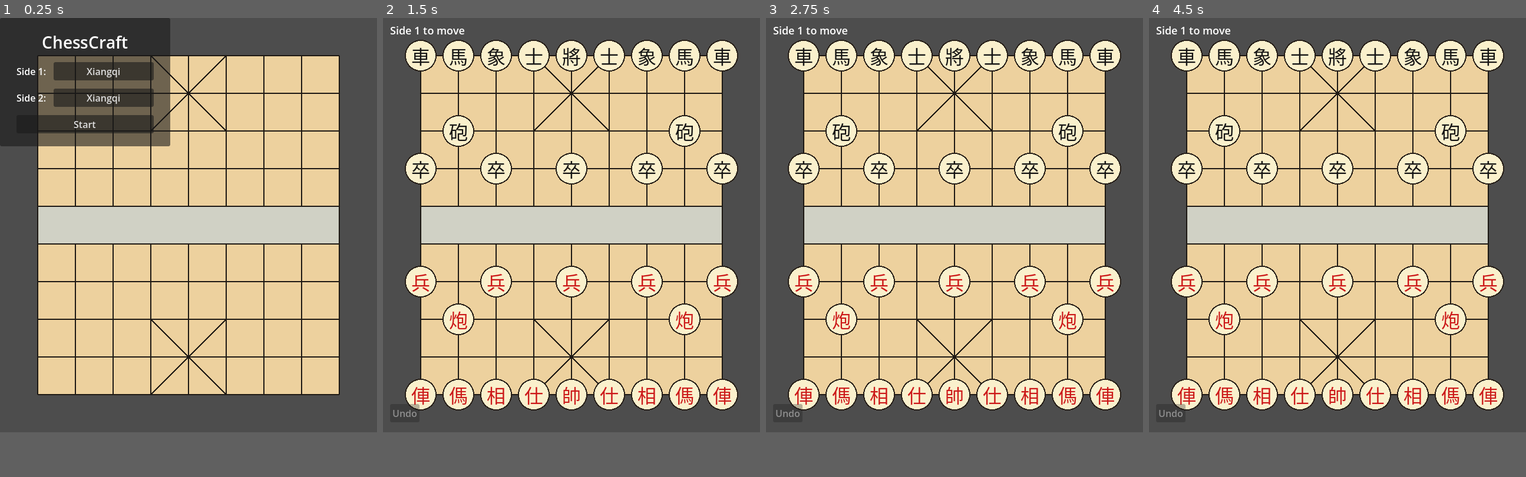
Above: before the commit, frames 1-4 (left to right).
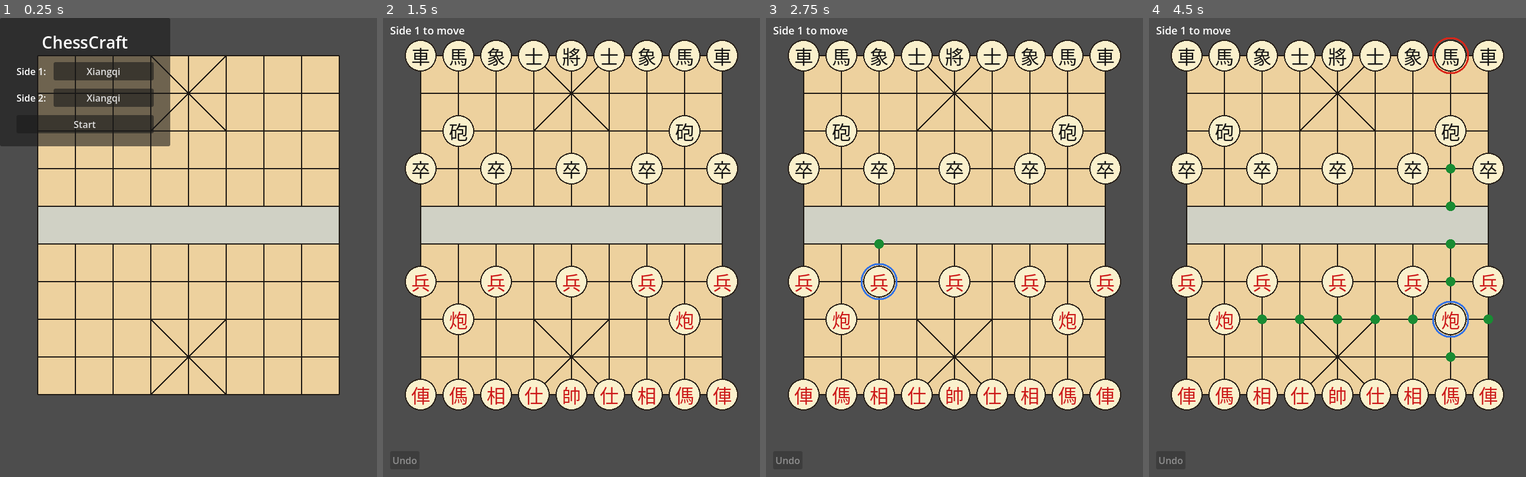
Above: after the commit, the same moments.

Repository: yzzhang-cs/chesscraft
Game: Godot game, scene res://scenes/main.tscn
Two runs of this game, one before a commit and one after it. Both use one fixed random seed, a clock stepped at 60 frames per second and the inputs below.
Inputs (mouse positions are in pixels of both pictures, inside the frame that each line leads up to):
- Up to frame 1 (0.25 s): no input
- Up to frame 2 (1.5 s): click "Start" at 0.5 s; tap Enter at 1.25 s; move the mouse to (654, 206) at 1.27 s; click (654, 206) at 1.42 s
- Up to frame 3 (2.75 s): tap Space at 2 s; move the mouse to (879, 247) at 2.02 s; click (879, 247) at 2.17 s
- Up to frame 4 (4.5 s): tap Enter at 2.75, 4.25 s; move the mouse to (1375, 132) at 2.77 s; click (1375, 132) at 2.92 s; tap Space at 3.5 s; move the mouse to (1318, 307) at 3.52 s; click (1318, 307) at 3.67 s; move the mouse to (1450, 288) at 4.27 s; click (1450, 288) at 4.42 s
In our replay, the window is 640x704 before the commit and 640x780 after it. These sizes can differ from the game's own. Grey fills any space a smaller window leaves; there, only what the larger window draws over its background counts as a difference.

The runs differ from the first frame. In frame 1, only the window size differs. In frame 2, less than 0.1% of the frame differs, in the area x 2-10%, y 84-98%; in frame 3, 0.2%; in frame 4, 0.8%, in the area x 2-92%, y 4-98%.

Commit message:
Add Shogi drops and the hand

Diff:
--- a/project.godot
+++ b/project.godot
@@ -17,4 +17,4 @@
 [display]
 
 window/size/viewport_width=640
-window/size/viewport_height=704
+window/size/viewport_height=780
--- a/src/board/board_view.gd
+++ b/src/board/board_view.gd
@@ -41,6 +41,13 @@
 const CAPTURE_COLOR := Color(0.85, 0.15, 0.10)
 const HIGHLIGHT_WIDTH := 3.0
 
+## Hand tray: a row of held-piece tokens below the board, showing the side to
+## move's captured pieces awaiting a drop.
+const HAND_X := 64.0
+const HAND_Y := 700.0
+const HAND_SPACING := 48.0
+const HAND_RADIUS := 20.0
+
 
 ## Emitted after a move is applied, so the caller can refresh a turn indicator.
 signal move_made
@@ -53,6 +60,12 @@
 
 ## The selected piece's legal destinations, drawn as highlights.
 var _legal: Array[Vector2i] = []
+
+## The selected hand piece (awaiting a drop), or null.
+var selected_hand: Piece
+
+## The selected hand piece's legal drop destinations, drawn as highlights.
+var _drop_legal: Array[Vector2i] = []
 
 ## The move awaiting a promotion answer while the accept/decline dialog is open.
 var _pending_piece: Piece
@@ -76,6 +89,7 @@
 	_draw_palaces()
 	_draw_pieces()
 	_draw_highlights()
+	_draw_hand()
 
 
 func _draw_background() -> void:
@@ -150,18 +164,53 @@
 			draw_circle(center, 8.0, LEGAL_COLOR)
 
 
-func _draw_ring(center: Vector2, color: Color) -> void:
-	draw_arc(center, XIANGQI_PIECE_RADIUS + 4.0, 0.0, TAU, 48, color, HIGHLIGHT_WIDTH)
+## Draws the side to move's held pieces in the hand tray, each as a pentagon
+## glyph token; the selected hand piece is ringed.
+func _draw_hand() -> void:
+	if match == null:
+		return
+	var hand := match.hand_of(match.side_to_move)
+	for i in range(hand.size()):
+		var center := _hand_token_position(i)
+		_draw_pentagon(center, HAND_RADIUS, match.side_to_move == 1, SHOGI_PIECE_FILL, SHOGI_PIECE_BORDER)
+		_draw_shogi_glyph(center, hand[i].glyph(), SHOGI_GLYPH, 12)
+		if selected_hand == hand[i]:
+			_draw_ring(center, SELECT_COLOR, HAND_RADIUS)
+
+
+## Screen center of the `index`-th hand token, laid out left to right in one row.
+func _hand_token_position(index: int) -> Vector2:
+	return Vector2(HAND_X + float(index) * HAND_SPACING, HAND_Y)
+
+
+## The held piece whose token is under `local`, or null.
+func _hand_token_at(local: Vector2) -> Piece:
+	if match == null:
+		return null
+	var hand := match.hand_of(match.side_to_move)
+	for i in range(hand.size()):
+		if local.distance_to(_hand_token_position(i)) <= HAND_RADIUS + 4.0:
+			return hand[i]
+	return null
+
+
+func _draw_ring(center: Vector2, color: Color, radius: float = XIANGQI_PIECE_RADIUS) -> void:
+	draw_arc(center, radius + 4.0, 0.0, TAU, 48, color, HIGHLIGHT_WIDTH)
 
 
 func _unhandled_input(event: InputEvent) -> void:
 	if match == null:
 		return
 	if event is InputEventMouseButton and event.pressed and event.button_index == MOUSE_BUTTON_LEFT:
-		var point := _nearest_point(get_local_mouse_position())
-		if point == Vector2i.ZERO:
-			return
-		_handle_click(point)
+		var local := get_local_mouse_position()
+		var hand_piece := _hand_token_at(local)
+		if hand_piece != null:
+			_handle_hand_click(hand_piece)
+		else:
+			var point := _nearest_point(local)
+			if point == Vector2i.ZERO:
+				return
+			_handle_click(point)
 		queue_redraw()
 
 
@@ -177,11 +226,16 @@
 	return Vector2i(column, row)
 
 
-## Selects a piece, applies a move onto a highlighted point, or clears the
-## selection. Only the side to move's pieces are selectable.
+## Selects a piece, applies a move or drop onto a highlighted point, or clears
+## the selection. Only the side to move's pieces are selectable.
 func _handle_click(point: Vector2i) -> void:
 	if match.winner != 0:
 		return
+	if selected_hand != null:
+		if _drop_legal.has(point):
+			_apply_drop(selected_hand, point)
+			return
+		_clear_hand_selection()
 	var piece := match.piece_at(point.x, point.y)
 	if selected != null:
 		if _legal.has(point):
@@ -198,6 +252,26 @@
 		_legal = match.legal_destinations(piece)
 
 
+## Selects a hand piece (or deselects it when clicked again), highlighting its
+## legal drop destinations on the board.
+func _handle_hand_click(piece: Piece) -> void:
+	if match.winner != 0:
+		return
+	if selected_hand == piece:
+		_clear_hand_selection()
+		return
+	selected_hand = piece
+	selected = null
+	_legal = []
+	_drop_legal = match.legal_drop_destinations(piece)
+
+
+## Clears the selected hand piece and its drop highlights.
+func _clear_hand_selection() -> void:
+	selected_hand = null
+	_drop_legal = []
+
+
 ## Applies the move to `point`, promoting when the move is forced or the player
 ## accepted the optional promotion prompt.
 func _try_move(piece: Piece, point: Vector2i) -> void:
@@ -214,6 +288,16 @@
 	if self.match.move(piece, point.x, point.y, promote):
 		selected = null
 		_legal = []
+		_clear_hand_selection()
+		move_made.emit()
+	queue_redraw()
+
+
+## Drops the selected hand piece onto `point`, clearing the selection and
+## emitting `move_made` on success.
+func _apply_drop(piece: Piece, point: Vector2i) -> void:
+	if self.match.drop(piece, point.x, point.y):
+		_clear_hand_selection()
 		move_made.emit()
 	queue_redraw()
 
@@ -256,6 +340,7 @@
 func clear_selection() -> void:
 	selected = null
 	_legal = []
+	_clear_hand_selection()
 
 
 ## The shape comes from the owning side's army, so a Xiangqi piece captured and
--- a/src/main.gd
+++ b/src/main.gd
@@ -32,7 +32,7 @@
 	add_child(_win_label)
 	_undo_button = Button.new()
 	_undo_button.text = "Undo"
-	_undo_button.position = Vector2(12.0, 656.0)
+	_undo_button.position = Vector2(12.0, 736.0)
 	_undo_button.pressed.connect(_on_undo_pressed)
 	add_child(_undo_button)
 	_refresh_status()
--- a/src/rules/match.gd
+++ b/src/rules/match.gd
@@ -36,6 +36,13 @@
 ## moved piece, its origin, and the piece it captured (or null).
 var _history: Array[Dictionary] = []
 
+## The pieces each side holds in hand (captured and awaiting a drop). Only a
+## Shogi side captures into a hand; a Xiangqi/大肥鱼 side removes captured
+## pieces permanently and never holds a hand. A hand piece has column/row 0
+## (off the board) and belongs to the side that captured it.
+var hand1: Array[Piece] = []
+var hand2: Array[Piece] = []
+
 
 ## The winning side once the match ends, or 0 while it is ongoing. Derived from
 ## the current position: the side to move loses when it has no legal move.
@@ -74,17 +81,25 @@
 	return 3 - side
 
 
+## The pieces `side` holds in hand, captured and awaiting a drop.
+func hand_of(side: int) -> Array[Piece]:
+	return hand1 if side == 1 else hand2
+
+
 ## The piece standing at a board point, or null when the point is empty.
 func piece_at(column: int, row: int) -> Piece:
 	return _pieces_by_point.get(Vector2i(column, row))
 
 
-## Removes every piece, resetting the board, the turn (Side 1), and the undo
-## history. Used to build test positions and (later) to restart a match.
+## Removes every piece, resetting the board, the hands, the turn (Side 1), and
+## the undo history. Used to build test positions and (later) to restart a
+## match.
 func clear() -> void:
 	pieces.clear()
 	_pieces_by_point.clear()
 	_history.clear()
+	hand1.clear()
+	hand2.clear()
 	side_to_move = 1
 
 
@@ -156,30 +171,53 @@
 	var was_promoted := piece.promoted
 	var should_promote := (promote or must_promote(piece, row)) and can_promote(piece, row)
 	var captured := _apply(piece, column, row)
+	var captured_from := Vector2i.ZERO
+	var captured_was_promoted := false
+	var captured_to_hand := false
+	if captured != null:
+		captured_from = Vector2i(captured.column, captured.row)
+		captured_was_promoted = captured.promoted
+		if _captures_into_hand(piece.side):
+			_add_to_hand(captured, piece.side)
+			captured_to_hand = true
 	if should_promote:
 		piece.promoted = true
 	_history.append({
 		"piece": piece,
 		"from": from,
 		"captured": captured,
+		"captured_from": captured_from,
+		"captured_to_hand": captured_to_hand,
+		"captured_was_promoted": captured_was_promoted,
 		"was_promoted": was_promoted,
 	})
 	side_to_move = other_side(side_to_move)
 	return true
 
 
-## Reverts the last move, restores any captured piece, and undoes any promotion
-## that move applied, returning the turn to the side that made it. Returns true
-## when there was a move to undo.
+## Reverts the last move or drop, restoring any captured piece to the board and
+## undoing any promotion, returning the turn to the side that made it. Returns
+## true when there was a move to undo.
 func undo() -> bool:
 	if _history.is_empty():
 		return false
 	var record: Dictionary = _history.pop_back()
 	var piece: Piece = record["piece"]
-	var from: Vector2i = record["from"]
-	var captured: Piece = record["captured"]
-	_revert(piece, from, captured)
-	piece.promoted = record["was_promoted"]
+	if record.get("drop", false):
+		_undrop(piece)
+	else:
+		var from: Vector2i = record["from"]
+		var captured: Piece = record["captured"]
+		var captured_from: Vector2i = record.get("captured_from", Vector2i.ZERO)
+		var captured_to_hand: bool = record.get("captured_to_hand", false)
+		if captured != null and captured_to_hand:
+			_remove_from_hand(captured)
+			captured.side = other_side(piece.side)
+			captured.column = captured_from.x
+			captured.row = captured_from.y
+			captured.promoted = record.get("captured_was_promoted", false)
+		_revert(piece, from, captured)
+		piece.promoted = record["was_promoted"]
 	side_to_move = other_side(side_to_move)
 	return true
 
@@ -220,13 +258,125 @@
 	return false
 
 
-## True when `side` has at least one legal move (one that does not leave its
-## own king in check).
+## True when `side` has at least one legal move or drop (one that does not
+## leave its own king in check).
 func has_any_legal_move(side: int) -> bool:
 	for piece in pieces:
 		if piece.side == side and not legal_destinations(piece).is_empty():
 			return true
+	for piece in hand_of(side):
+		if not legal_drop_destinations(piece).is_empty():
+			return true
 	return false
+
+
+## True when a capture by `side` enters that side's hand: only a Shogi side
+## captures into a hand. A Xiangqi/大肥鱼 side removes captures permanently.
+func _captures_into_hand(side: int) -> bool:
+	return army_of(side) == Army.Type.SHOGI
+
+
+## Moves a just-captured piece into `captor`'s hand: unpromoted, re-owned to the
+## captor, and marked off-board (column/row 0).
+func _add_to_hand(captured: Piece, captor: int) -> void:
+	captured.unpromote()
+	captured.side = captor
+	captured.column = 0
+	captured.row = 0
+	hand_of(captor).append(captured)
+
+
+## Removes `piece` from whichever hand holds it. The caller restores its side,
+## position, and board membership.
+func _remove_from_hand(piece: Piece) -> void:
+	hand_of(piece.side).erase(piece)
+
+
+## True when a held `piece` may drop onto the point (column, row): the point is
+## on the board and empty, and the piece is not a pawn/lance dropped onto the
+## enemy's back rank or a knight dropped onto the enemy's last two ranks. Drops
+## are always unpromoted.
+func can_drop(piece: Piece, column: int, row: int) -> bool:
+	if piece == null or not hand_of(piece.side).has(piece):
+		return false
+	if not Board.in_bounds(column, row):
+		return false
+	if piece_at(column, row) != null:
+		return false
+	match piece.kind:
+		Piece.Kind.SHOGI_PAWN, Piece.Kind.SHOGI_LANCE:
+			if row == Board.enemy_back_rank(piece.side):
+				return false
+		Piece.Kind.SHOGI_KNIGHT:
+			if Board.is_enemy_last_two_ranks(piece.side, row):
+				return false
+	return true
+
+
+## Every point a held `piece` may legally drop onto: an unoccupied point within
+## the drop rules that does not leave the dropper's own king in check. Empty
+## when `piece` is not in hand.
+func legal_drop_destinations(piece: Piece) -> Array[Vector2i]:
+	if piece == null or not hand_of(piece.side).has(piece):
+		return []
+	var result: Array[Vector2i] = []
+	for column in range(1, Board.COLUMNS + 1):
+		for row in range(1, Board.ROWS + 1):
+			if not can_drop(piece, column, row):
+				continue
+			if _drop_leaves_king_in_check(piece, column, row):
+				continue
+			result.append(Vector2i(column, row))
+	return result
+
+
+## Drops a held `piece` onto the empty point (column, row) when it is the side
+## to move, the match is ongoing, and the point is a legal drop destination.
+## Records the drop for undo and passes the turn. Returns true on success.
+func drop(piece: Piece, column: int, row: int) -> bool:
+	if piece == null or piece.side != side_to_move:
+		return false
+	if winner != 0:
+		return false
+	if not legal_drop_destinations(piece).has(Vector2i(column, row)):
+		return false
+	hand_of(piece.side).erase(piece)
+	piece.column = column
+	piece.row = row
+	pieces.append(piece)
+	_pieces_by_point[Vector2i(column, row)] = piece
+	_history.append({
+		"piece": piece,
+		"drop": true,
+	})
+	side_to_move = other_side(side_to_move)
+	return true
+
+
+## True when placing `piece` at (column, row) would leave its side's own king in
+## check (a drop may never do so). Simulates the drop and restores the hand.
+func _drop_leaves_king_in_check(piece: Piece, column: int, row: int) -> bool:
+	hand_of(piece.side).erase(piece)
+	piece.column = column
+	piece.row = row
+	pieces.append(piece)
+	_pieces_by_point[Vector2i(column, row)] = piece
+	var in_check := is_in_check(piece.side)
+	_pieces_by_point.erase(Vector2i(column, row))
+	pieces.erase(piece)
+	piece.column = 0
+	piece.row = 0
+	hand_of(piece.side).append(piece)
+	return in_check
+
+
+## Returns a dropped piece to the hand, clearing its board point.
+func _undrop(piece: Piece) -> void:
+	_pieces_by_point.erase(Vector2i(piece.column, piece.row))
+	pieces.erase(piece)
+	piece.column = 0
+	piece.row = 0
+	hand_of(piece.side).append(piece)
 
 
 ## Relocates `piece` to (column, row), capturing whatever stands there, without
--- /dev/null
+++ b/tests/shogi_drops_hand_test.gd
@@ -0,0 +1,246 @@
+extends SceneTree
+## Headless test for Shogi drops and the hand: a Shogi capture moves the
+## captured piece into the captor's hand unpromoted, a held piece drops onto an
+## empty point, drops are always unpromoted, a pawn/lance cannot drop onto the
+## last rank and a knight cannot drop onto the last two ranks, and undo reverts
+## both a capture-into-hand and a drop.
+##
+## Run with:
+##   godot_console --headless --path . --script res://tests/shogi_drops_hand_test.gd
+
+
+func _initialize() -> void:
+	var failures: Array[String] = []
+
+	_check_capture_into_hand(failures)
+	_check_capture_unpromotes(failures)
+	_check_legal_drop(failures)
+	_check_drop_restrictions(failures)
+	_check_undo_capture_into_hand(failures)
+	_check_undo_capture_promoted_restores(failures)
+	_check_undo_drop(failures)
+
+	if failures.is_empty():
+		print("shogi_drops_hand_test=PASS")
+		quit(0)
+	else:
+		for failure in failures:
+			printerr("shogi_drops_hand_test=FAIL %s" % failure)
+		quit(1)
+
+
+## An empty Shogi-vs-Shogi match with Side 1 to move.
+func _empty_match() -> Match:
+	var m := Match.new(Army.Type.SHOGI, Army.Type.SHOGI)
+	m.clear()
+	return m
+
+
+func _place(m: Match, side: int, kind: Piece.Kind, column: int, row: int) -> Piece:
+	var piece := Piece.new(side, Army.Type.SHOGI, kind, column, row)
+	m.place(piece)
+	return piece
+
+
+func _p(column: int, row: int) -> Vector2i:
+	return Vector2i(column, row)
+
+
+func _expect_in(failures: Array[String], label: String, actual: Array[Vector2i], point: Vector2i) -> void:
+	if not actual.has(point):
+		failures.append("%s: expected %s to be legal" % [label, str(point)])
+
+
+func _expect_not_in(failures: Array[String], label: String, actual: Array[Vector2i], point: Vector2i) -> void:
+	if actual.has(point):
+		failures.append("%s: expected %s to be illegal" % [label, str(point)])
+
+
+## Captures an enemy piece of `kind` with a Side 1 rook to fill Side 1's hand,
+## then moves a Side 2 gold so the turn returns to Side 1. The returned match
+## has Side 1 to move holding exactly that piece.
+func _match_with_held_piece(kind: Piece.Kind) -> Match:
+	var m := _empty_match()
+	var rook := _place(m, 1, Piece.Kind.SHOGI_ROOK, 1, 1)
+	_place(m, 2, kind, 1, 3)
+	if not m.move(rook, 1, 3):
+		push_error("setup: rook capture should succeed")
+		return m
+	var gold := _place(m, 2, Piece.Kind.SHOGI_GOLD, 9, 10)
+	m.move(gold, 9, 9)
+	return m
+
+
+## A Shogi capture moves the captured piece into the captor's hand, off the
+## board and re-owned to the captor.
+func _check_capture_into_hand(failures: Array[String]) -> void:
+	var m := _empty_match()
+	var rook := _place(m, 1, Piece.Kind.SHOGI_ROOK, 1, 1)
+	var pawn := _place(m, 2, Piece.Kind.SHOGI_PAWN, 1, 3)
+	if not m.move(rook, 1, 3):
+		failures.append("capture: the rook should capture the pawn")
+		return
+	if m.piece_at(1, 3) != rook:
+		failures.append("capture: the rook should stand on (1,3)")
+	if m.pieces.size() != 1:
+		failures.append("capture: the captured pawn should leave the board")
+	if m.hand_of(1).size() != 1:
+		failures.append("capture: Side 1 should hold one piece, got %d" % m.hand_of(1).size())
+		return
+	var held: Piece = m.hand_of(1)[0]
+	if held != pawn:
+		failures.append("capture: the held piece should be the captured pawn")
+	if held.side != 1:
+		failures.append("capture: a captured piece should be re-owned to the captor")
+	if held.column != 0 or held.row != 0:
+		failures.append("capture: a held piece should be off the board")
+	if m.hand_of(2).size() != 0:
+		failures.append("capture: Side 2 should hold nothing")
+
+
+## A captured promoted piece reverts to its unpromoted form in hand.
+func _check_capture_unpromotes(failures: Array[String]) -> void:
+	var m := _empty_match()
+	var rook := _place(m, 1, Piece.Kind.SHOGI_ROOK, 1, 1)
+	var silver := _place(m, 2, Piece.Kind.SHOGI_SILVER, 1, 3)
+	silver.promoted = true
+	if silver.glyph() != "成銀":
+		failures.append("unpromote: setup should place a promoted silver")
+		return
+	if not m.move(rook, 1, 3):
+		failures.append("unpromote: the rook should capture the promoted silver")
+		return
+	var held: Piece = m.hand_of(1)[0]
+	if held.promoted:
+		failures.append("unpromote: a captured promoted piece must revert to unpromoted")
+	if held.glyph() != "銀将":
+		failures.append("unpromote: the held silver should glyph 銀将, got %s" % held.glyph())
+
+
+## A held piece drops onto an empty point, stays unpromoted, leaves the hand,
+## and passes the turn.
+func _check_legal_drop(failures: Array[String]) -> void:
+	var m := _match_with_held_piece(Piece.Kind.SHOGI_PAWN)
+	var held: Piece = m.hand_of(1)[0]
+	if held == null:
+		failures.append("drop: setup should hold a pawn")
+		return
+	if held.promoted:
+		failures.append("drop: a held piece should already be unpromoted")
+	var dests := m.legal_drop_destinations(held)
+	_expect_in(failures, "legal drop", dests, _p(5, 3))
+	_expect_not_in(failures, "drop onto occupied point", dests, _p(1, 3))
+	if not m.drop(held, 5, 3):
+		failures.append("drop: dropping the pawn onto (5,3) should succeed")
+		return
+	if m.piece_at(5, 3) != held:
+		failures.append("drop: the pawn should stand on (5,3)")
+	if held.promoted:
+		failures.append("drop: a dropped piece must stay unpromoted")
+	if m.hand_of(1).size() != 0:
+		failures.append("drop: the hand should empty after the drop")
+	if m.side_to_move != 2:
+		failures.append("drop: the turn should pass to Side 2")
+
+
+## A pawn or lance cannot drop onto the last rank; a knight cannot drop onto the
+## last two ranks.
+func _check_drop_restrictions(failures: Array[String]) -> void:
+	var m := _match_with_held_piece(Piece.Kind.SHOGI_PAWN)
+	var pawn: Piece = m.hand_of(1)[0]
+	var pdests := m.legal_drop_destinations(pawn)
+	_expect_not_in(failures, "pawn last rank", pdests, _p(5, 10))
+	_expect_in(failures, "pawn second-to-last", pdests, _p(5, 9))
+	if m.drop(pawn, 5, 10):
+		failures.append("pawn drop: dropping onto the last rank should be rejected")
+
+	var ml := _match_with_held_piece(Piece.Kind.SHOGI_LANCE)
+	var lance: Piece = ml.hand_of(1)[0]
+	var ldests := ml.legal_drop_destinations(lance)
+	_expect_not_in(failures, "lance last rank", ldests, _p(4, 10))
+	_expect_in(failures, "lance second-to-last", ldests, _p(4, 9))
+
+	var mk := _match_with_held_piece(Piece.Kind.SHOGI_KNIGHT)
+	var knight: Piece = mk.hand_of(1)[0]
+	var kdests := mk.legal_drop_destinations(knight)
+	_expect_not_in(failures, "knight last rank", kdests, _p(5, 10))
+	_expect_not_in(failures, "knight second-to-last", kdests, _p(5, 9))
+	_expect_in(failures, "knight third rank", kdests, _p(5, 8))
+	if mk.drop(knight, 5, 9):
+		failures.append("knight drop: dropping onto the second-to-last rank should be rejected")
+
+
+## Undo reverts a capture-into-hand: the captured piece returns to the board
+## with its original side, and the hand empties.
+func _check_undo_capture_into_hand(failures: Array[String]) -> void:
+	var m := _empty_match()
+	var rook := _place(m, 1, Piece.Kind.SHOGI_ROOK, 1, 1)
+	var pawn := _place(m, 2, Piece.Kind.SHOGI_PAWN, 1, 3)
+	m.move(rook, 1, 3)
+	if m.hand_of(1).size() != 1:
+		failures.append("undo capture: Side 1 should hold the pawn before undo")
+		return
+	if not m.undo():
+		failures.append("undo capture: undo should revert the capture")
+		return
+	if m.piece_at(1, 1) != rook:
+		failures.append("undo capture: the rook should return to (1,1)")
+	if m.piece_at(1, 3) != pawn:
+		failures.append("undo capture: the pawn should return to (1,3)")
+	if pawn.side != 2:
+		failures.append("undo capture: the pawn should return to Side 2, got side %d" % pawn.side)
+	if m.hand_of(1).size() != 0:
+		failures.append("undo capture: the hand should empty after undo")
+	if m.pieces.size() != 2:
+		failures.append("undo capture: both pieces should be back on the board")
+	if m.side_to_move != 1:
+		failures.append("undo capture: the turn should return to Side 1")
+
+
+## Undo of a capture of a promoted piece restores its promoted state on the
+## board, not the unpromoted form it had while in hand.
+func _check_undo_capture_promoted_restores(failures: Array[String]) -> void:
+	var m := _empty_match()
+	var rook := _place(m, 1, Piece.Kind.SHOGI_ROOK, 1, 1)
+	var silver := _place(m, 2, Piece.Kind.SHOGI_SILVER, 1, 3)
+	silver.promoted = true
+	if not m.move(rook, 1, 3):
+		failures.append("undo promoted: the rook should capture the promoted silver")
+		return
+	if not m.undo():
+		failures.append("undo promoted: undo should revert the capture")
+		return
+	if m.piece_at(1, 3) != silver:
+		failures.append("undo promoted: the silver should return to (1,3)")
+	if silver.side != 2:
+		failures.append("undo promoted: the silver should return to Side 2")
+	if not silver.promoted:
+		failures.append("undo promoted: the silver should return promoted")
+	if silver.glyph() != "成銀":
+		failures.append("undo promoted: the silver should glyph 成銀, got %s" % silver.glyph())
+
+
+## Undo reverts a drop: the dropped piece returns to the hand off the board.
+func _check_undo_drop(failures: Array[String]) -> void:
+	var m := _match_with_held_piece(Piece.Kind.SHOGI_PAWN)
+	var pawn: Piece = m.hand_of(1)[0]
+	if not m.drop(pawn, 5, 3):
+		failures.append("undo drop: the drop should succeed")
+		return
+	if m.piece_at(5, 3) != pawn:
+		failures.append("undo drop: the pawn should stand on (5,3) before undo")
+		return
+	if not m.undo():
+		failures.append("undo drop: undo should revert the drop")
+		return
+	if m.piece_at(5, 3) != null:
+		failures.append("undo drop: (5,3) should be empty after undo")
+	if m.hand_of(1).size() != 1:
+		failures.append("undo drop: the pawn should return to the hand")
+		return
+	if m.hand_of(1)[0] != pawn:
+		failures.append("undo drop: the hand should hold the same pawn")
+	if pawn.column != 0 or pawn.row != 0:
+		failures.append("undo drop: the pawn should be off the board again")
+	if m.side_to_move != 1:
+		failures.append("undo drop: the turn should return to Side 1")
Not shown, changed: .scratch/chesscraft/issues/07-shogi-drops-hand.md
